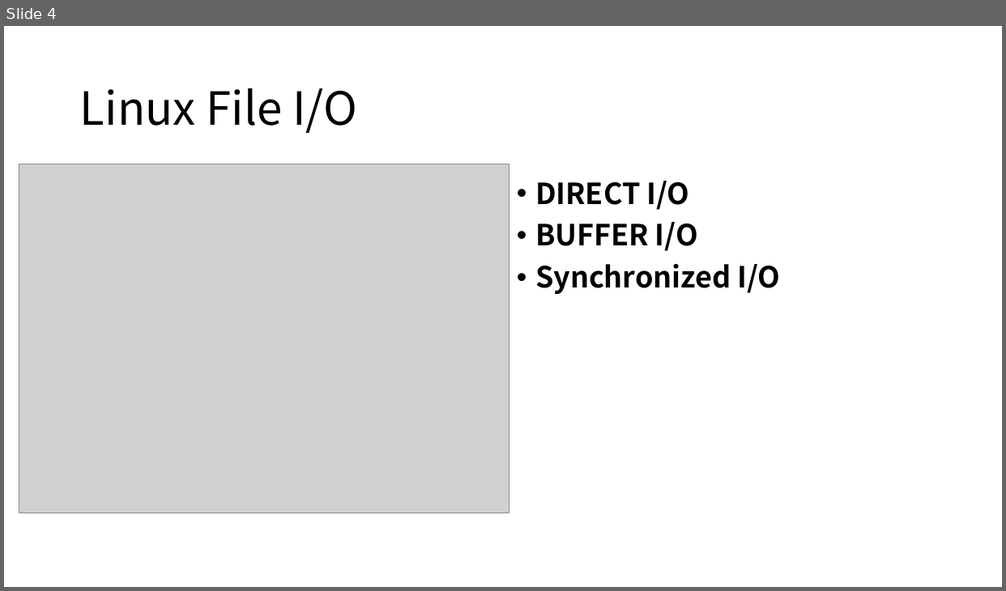
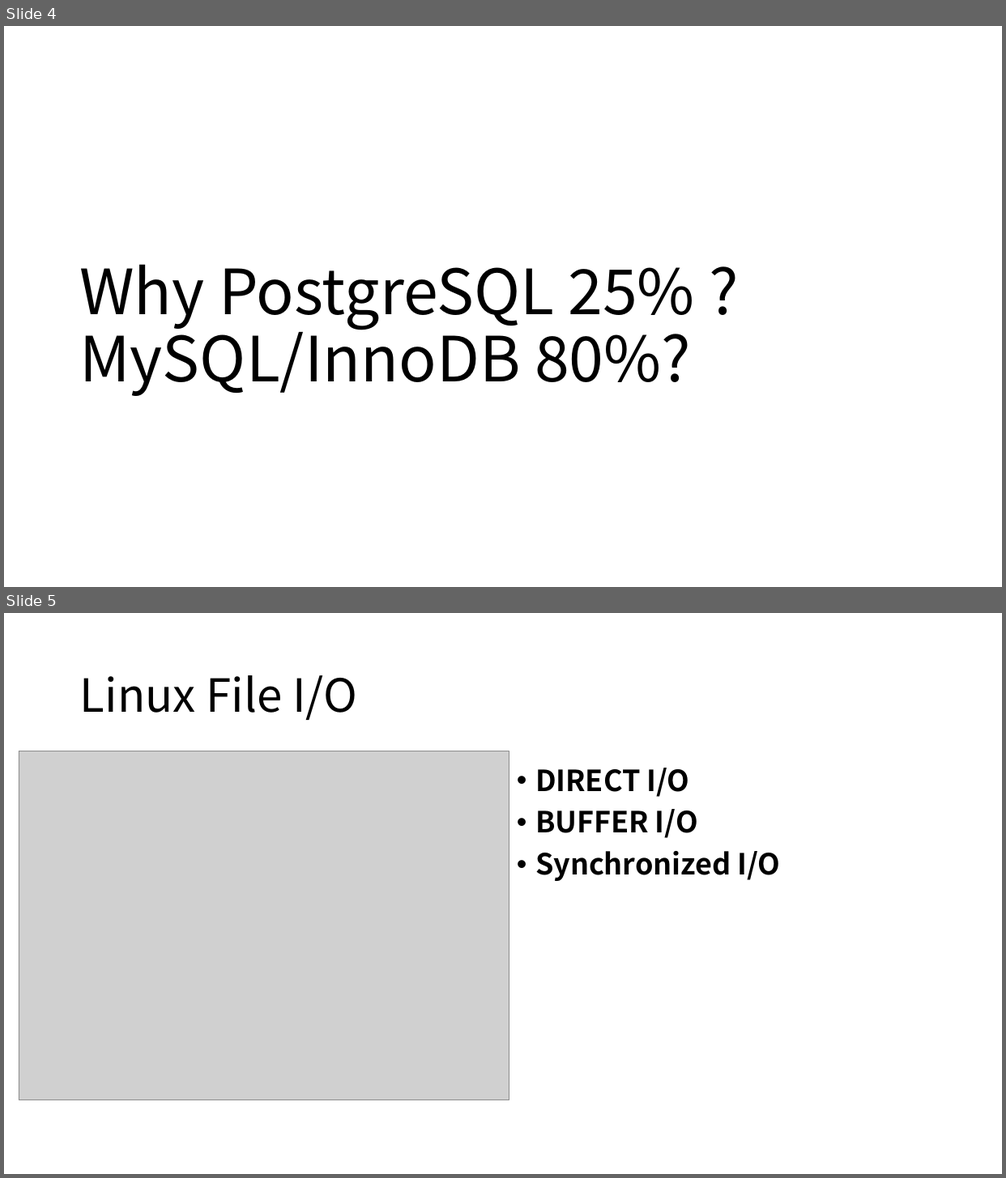
Before and after one commit to yummyliu/papers, a slide deck: pg-buffer.pptx. Shown one above the other, each under a label of ours: slide 4 before the commit, slides 4 and 5 after it. The pictures are 1006x591 and 1006x1178 pixels, drawn with LibreOffice and Linux fonts; fonts in the diff are those of the drawing; grey boxes stand for pictures. Boxes give left, top, right and bottom in pixels: in the first picture for what was removed or moved away, otherwise in the second. Text is boxed around its words. In the diff, an @@ line names an element or a change of style, - is before the commit and + after.

```diff
--- a/pg-buffer.pptx
+++ b/pg-buffer.pptx
@@ slide 4 added at box(4, 26, 1002, 587), background #FFFFFF @@
@@ title added at box(79, 264, 694, 396), 60 pt, text #000000 @@
+Why PostgreSQL 25% ? MySQL/InnoDB 80%?
@@ what was slide 4 is now slide 5 @@
```
Also in this commit, not shown: 2 slides changed, 1 other slide added, 2 slides removed.
